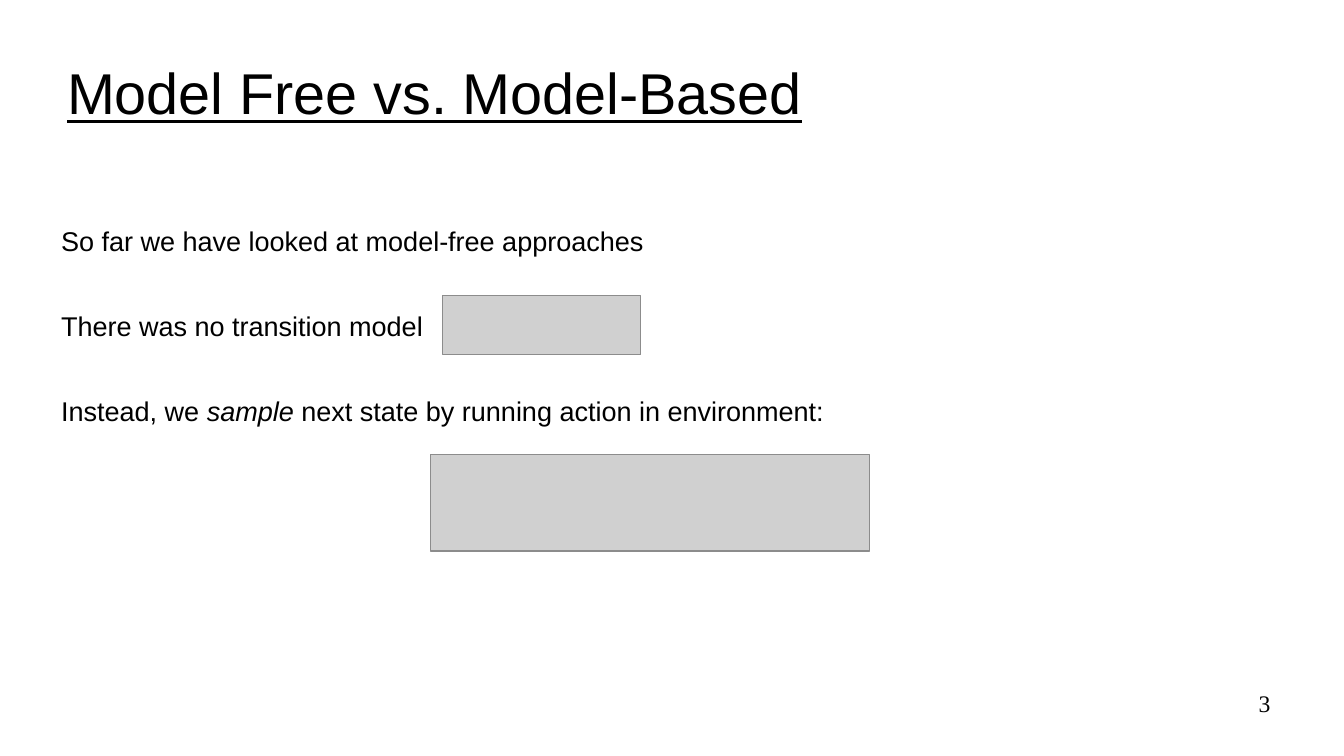
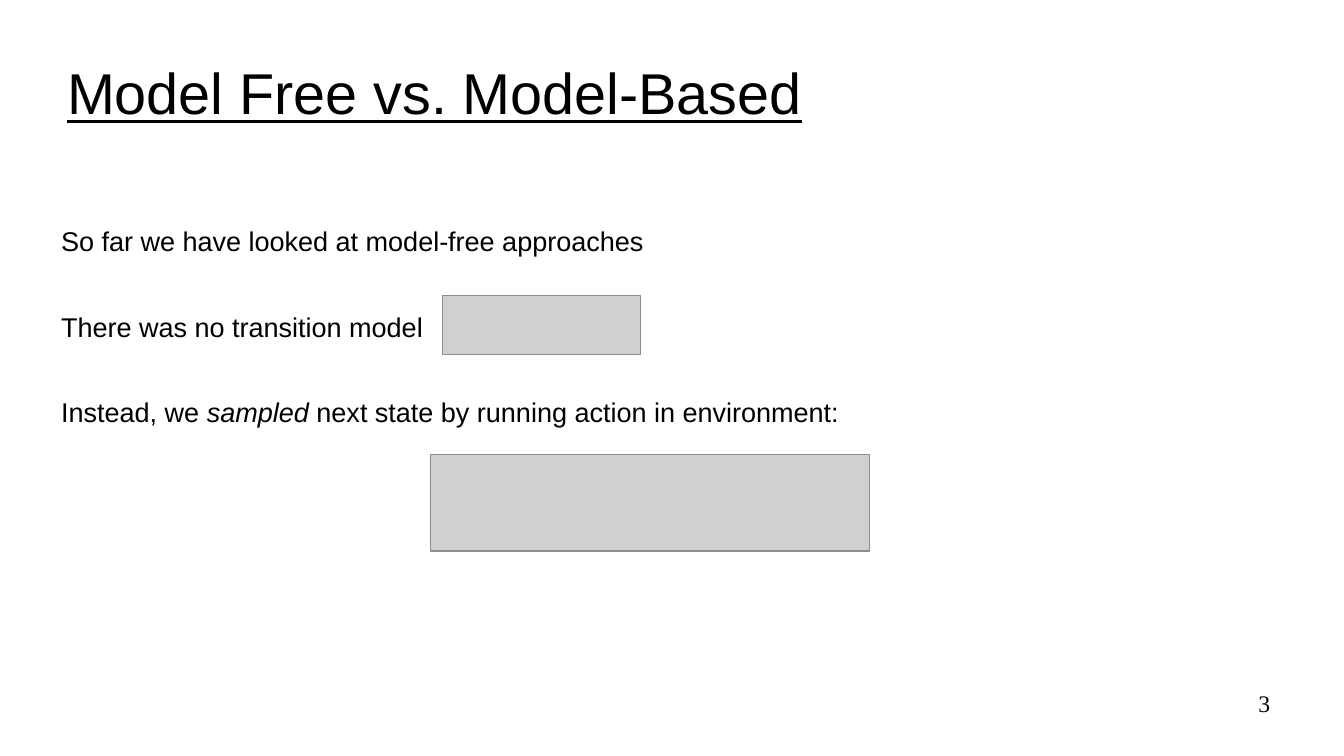
Before and after one commit to jackburke12/applied_reinforcement_learning, a slide deck: slide 3 of 10_model_based_rl/model_based_rl.ppt. Drawn at 1344x756 pixels with LibreOffice and Linux fonts; fonts in the diff are those of the drawing; grey boxes stand for pictures. Boxes give left, top, right and bottom in pixels: in the first picture for what was removed or moved away, otherwise in the second. Text is boxed around its words. In the diff, an @@ line names an element or a change of style, - is before the commit and + after.

Commit message:
added to model based rl slides

```diff
--- a/10_model_based_rl/model_based_rl.ppt
+++ b/10_model_based_rl/model_based_rl.ppt
@@ text at [61, 402, 839, 427]: text changed @@
-Instead, we sample next state by running action in environment:
+Instead, we sampled next state by running action in environment:
```
Also in this commit, not shown: 4 other slides changed, 4 slides added, 1 other file.
